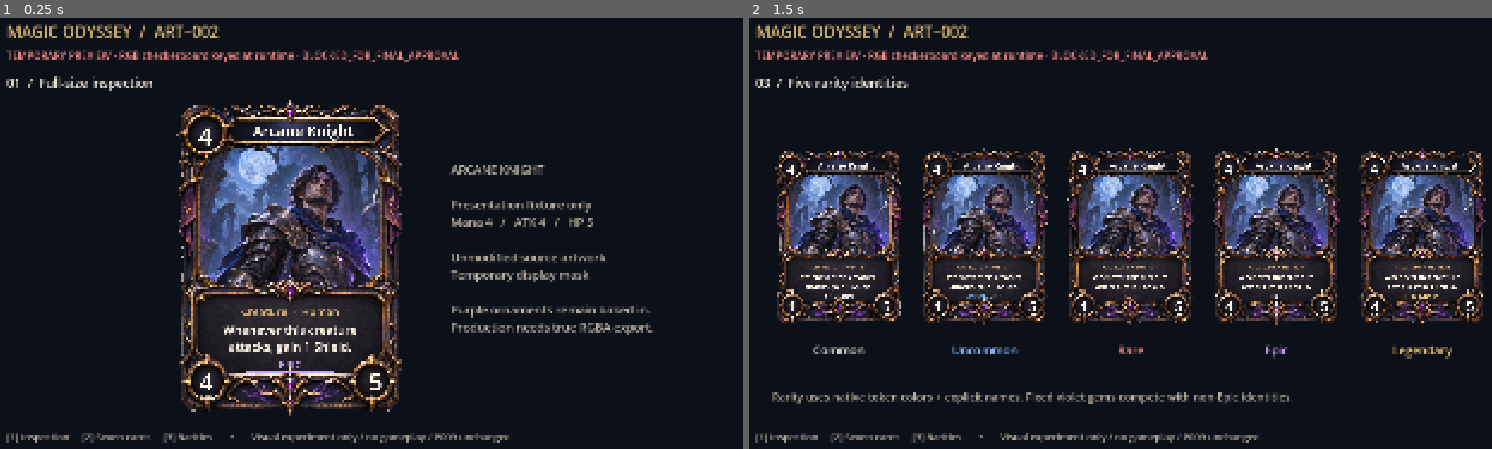
Above: before the commit, frames 1-2 (left to right).
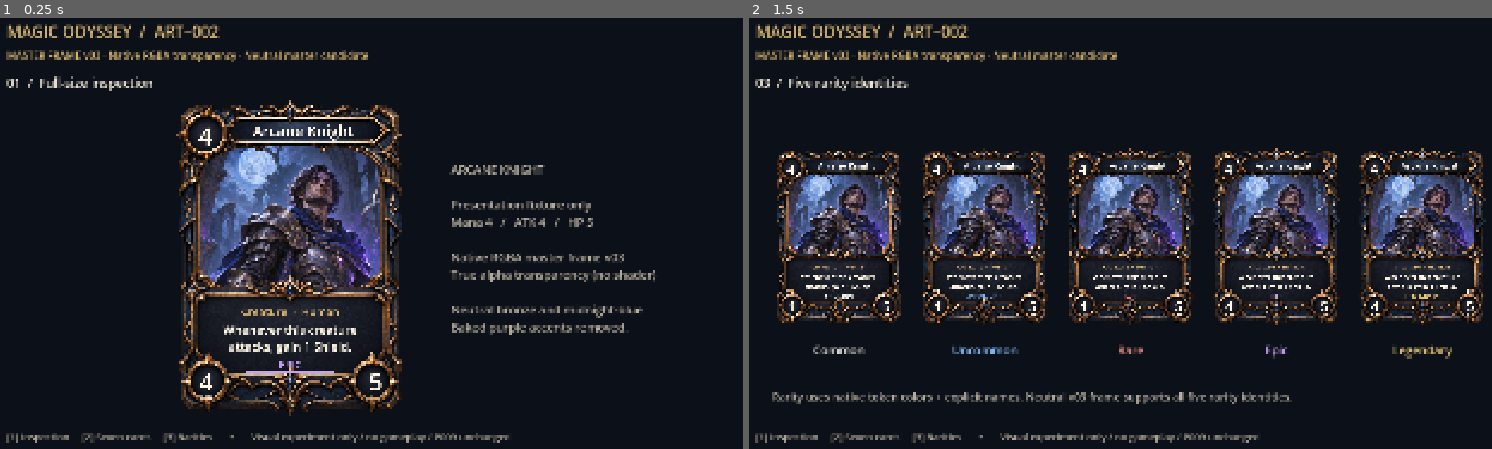
Above: after the commit, the same moments.

Repository: Franck-Allion/MagicOdyssey
Game: Godot game, scene res://scenes/ui/art002_card_integration_test.tscn
Same seed, same stepped clock (60 frames per second), same inputs: the game is played once before the commit and once after it. This scene is started directly instead of the project's main scene.
Inputs:
- Up to frame 1 (0.25 s): no input
- Up to frame 2 (1.5 s): tap Enter at 0.5 s; tap 1 at 0.6 s; tap Space at 1.25 s; tap 3 at 1.35 s

The runs differ from the first frame. In frame 1, 5.6% of the frame differs, in the area x 0-89%, y 7-93%; in frame 2, 6.0%, in the area x 0-100%, y 7-90%.

Commit message:
test(ui): validate transparent neutral card frame v3

Diff:
--- a/scripts/presentation/art002_card_integration_test.gd
+++ b/scripts/presentation/art002_card_integration_test.gd
@@ -1,39 +1,19 @@
 extends Control
 ## Isolated visual fixture. No catalog, engine, input commands or production CardView.
-## RGB source has painted checkerboard: the shader is TEMPORARY PREVIEW ONLY.
+## Rarity-neutral master card frame v03 rendered with native RGBA transparency.
 
-const FRAME: Texture2D = preload("res://assets/_source/lot1/cards/frames/mo_card_frame_master_v02.png")
+const FRAME: Texture2D = preload("res://assets/_source/lot1/cards/frames/mo_card_frame_master_v03.png")
 const ART: Texture2D = preload("res://assets/_source/lot1/cards/illustrations/mo_illustration_arcane_knight_test_v01.png")
 const TOKENS: GDScript = preload("res://scripts/presentation/ui_design_tokens.gd")
 const CARD_SIZE: Vector2 = Vector2(1086, 1448)
 const RARITIES: Array[StringName] = [&"common", &"uncommon", &"rare", &"epic", &"legendary"]
 const NAMES: PackedStringArray = ["Common", "Uncommon", "Rare", "Epic", "Legendary"]
-const PREVIEW_SHADER: String = """
-shader_type canvas_item;
-void fragment() {
-    vec4 pixel = texture(TEXTURE, UV);
-    float high = max(pixel.r, max(pixel.g, pixel.b));
-    float low = min(pixel.r, min(pixel.g, pixel.b));
-    bool aperture = UV.x > 0.105 && UV.x < 0.895 && UV.y > 0.135 && UV.y < 0.595;
-    bool exterior = UV.x < 0.065 || UV.x > 0.94 || UV.y < 0.055 || UV.y > 0.96;
-    // Experimental chroma key, never exported as approved alpha artwork.
-    if ((aperture || exterior) && low > 0.70 && high - low < 0.045) {
-        pixel.a = 0.0;
-    }
-    COLOR = pixel;
-}
-"""
 
 var _stage: Control
 var _mode: int = 0
-var _frame_material: ShaderMaterial
 
 func _ready() -> void:
 	theme = TOKENS.THEME
-	var shader: Shader = Shader.new()
-	shader.code = PREVIEW_SHADER
-	_frame_material = ShaderMaterial.new()
-	_frame_material.shader = shader
 	for argument: String in OS.get_cmdline_user_args():
 		if argument.begins_with("--mode="):
 			_mode = clampi(argument.trim_prefix("--mode=").to_int(), 0, 2)
@@ -90,7 +70,6 @@
 	var portrait: TextureRect = _texture(aperture, crop, Rect2(Vector2.ZERO, aperture.size))
 	portrait.stretch_mode = TextureRect.STRETCH_KEEP_ASPECT_COVERED
 	var frame: TextureRect = _texture(card, FRAME, Rect2(Vector2.ZERO, CARD_SIZE))
-	frame.material = _frame_material
 	var ink: Color = TOKENS.color_token(&"text_bright")
 	var rarity: Color = TOKENS.color_token(RARITIES[rarity_index])
 	var title: Label = _label(card, "Arcane Knight", Rect2(280, 90, 645, 94), 68, ink, &"CardTitle")
@@ -143,13 +122,13 @@
 	_stage.add_child(background)
 	_label(_stage, "MAGIC ODYSSEY  /  ART–002", Rect2(64, 30, 1400, 60), 38,
 		TOKENS.color_token(&"accent"), &"SectionHeading")
-	_label(_stage, "TEMPORARY PREVIEW · RGB checkerboard keyed at runtime · BLOCKED_FOR_FINAL_APPROVAL",
-		Rect2(64, 97, 1800, 40), 24, TOKENS.color_token(&"rare"))
+	_label(_stage, "MASTER FRAME v03 · Native RGBA transparency · Neutral master candidate",
+		Rect2(64, 97, 1800, 40), 24, TOKENS.color_token(&"accent"))
 	var modes: PackedStringArray = ["01  /  Full-size inspection", "02  /  Seven-card hand", "03  /  Five rarity identities"]
 	_label(_stage, modes[_mode], Rect2(64, 157, 1600, 50), 30, TOKENS.color_token(&"text"), &"SectionHeading")
 	if _mode == 0:
 		_card(_stage, Vector2(460, 225), 760, 3)
-		_label(_stage, "ARCANE KNIGHT\n\nPresentation fixture only\nMana 4   /   ATK 4   /   HP 5\n\nUnmodified source artwork\nTemporary display mask\n\nPurple ornaments remain baked in.\nProduction needs true RGBA export.",
+		_label(_stage, "ARCANE KNIGHT\n\nPresentation fixture only\nMana 4   /   ATK 4   /   HP 5\n\nNative RGBA master frame v03\nTrue alpha transparency (no shader)\n\nNeutral bronze and midnight-blue\nBaked purple accents removed.",
 			Rect2(1130, 330, 690, 500), 28, TOKENS.color_token(&"secondary"))
 	elif _mode == 1:
 		var height: float = 316.0
@@ -168,7 +147,7 @@
 			var sample: Label = _label(_stage, NAMES[index], Rect2(104 + index * 350, 794, 320, 60),
 				28, TOKENS.color_token(RARITIES[index]), &"CardTitle")
 			sample.horizontal_alignment = HORIZONTAL_ALIGNMENT_CENTER
-		_label(_stage, "Rarity uses native token colors + explicit names. Fixed violet gems compete with non-Epic identities.",
+		_label(_stage, "Rarity uses native token colors + explicit names. Neutral v03 frame supports all five rarity identities.",
 			Rect2(104, 910, 1750, 50), 26, TOKENS.color_token(&"secondary"))
 	_label(_stage, "[1] Inspection     [2] Seven cards     [3] Rarities       •       Visual experiment only / no gameplay / P009 unchanged",
 		Rect2(64, 1010, 1800, 44), 23, TOKENS.color_token(&"secondary"))
Binary file added: assets/_source/lot1/cards/frames/mo_card_frame_master_v03.png
Not shown, added: assets/_source/lot1/cards/frames/mo_card_frame_master_v03.png.import
Not shown, added: docs/art/reviews/art001/v03/background_only_1080p.png.import
Not shown, added: docs/art/reviews/art001/v03/full_board_1080p.png.import
Not shown, added: docs/art/reviews/art001/v03/full_board_720p.png.import
Not shown, added: docs/art/reviews/art001/v03/typical_combat_1080p.png.import
Not shown, added: docs/art/reviews/art002/hand_7_cards_1080p.png.import
Not shown, added: docs/art/reviews/art002/hand_7_cards_720p.png.import
Not shown, added: docs/art/reviews/art002/rarity_samples_1080p.png.import
Not shown, added: docs/art/reviews/art002/single_card_1080p.png.import
Binary file added: docs/art/reviews/art002/v03/hand_7_cards_1080p.png
Binary file added: docs/art/reviews/art002/v03/hand_7_cards_720p.png
(and 3 more such lines)
